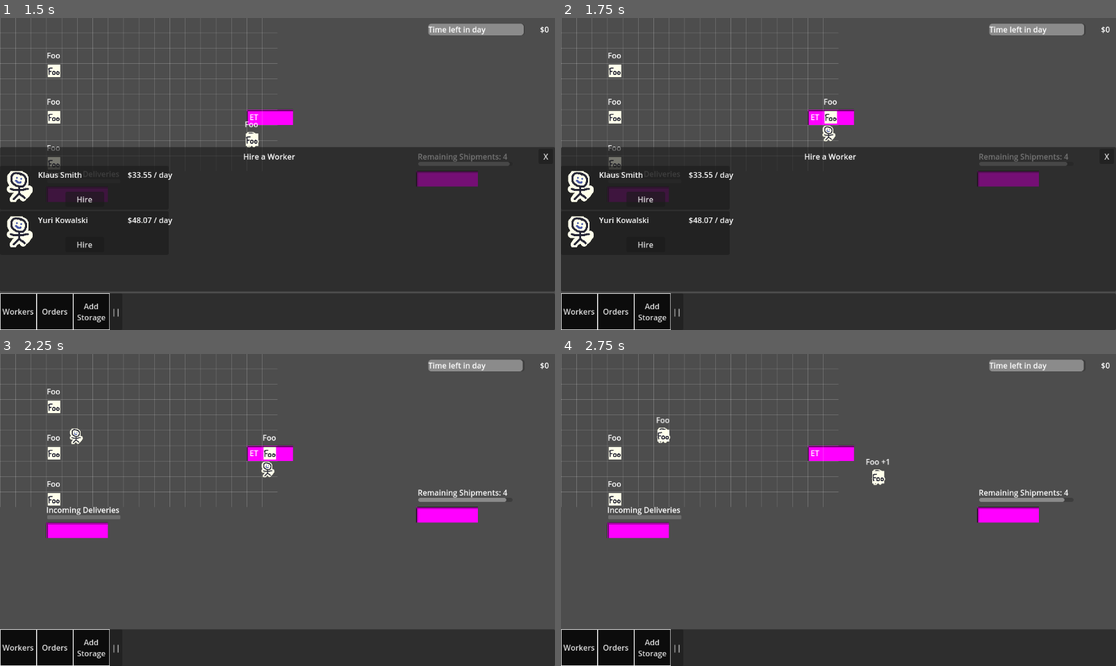
Above: before the commit, frames 1-4 (two rows, left to right).
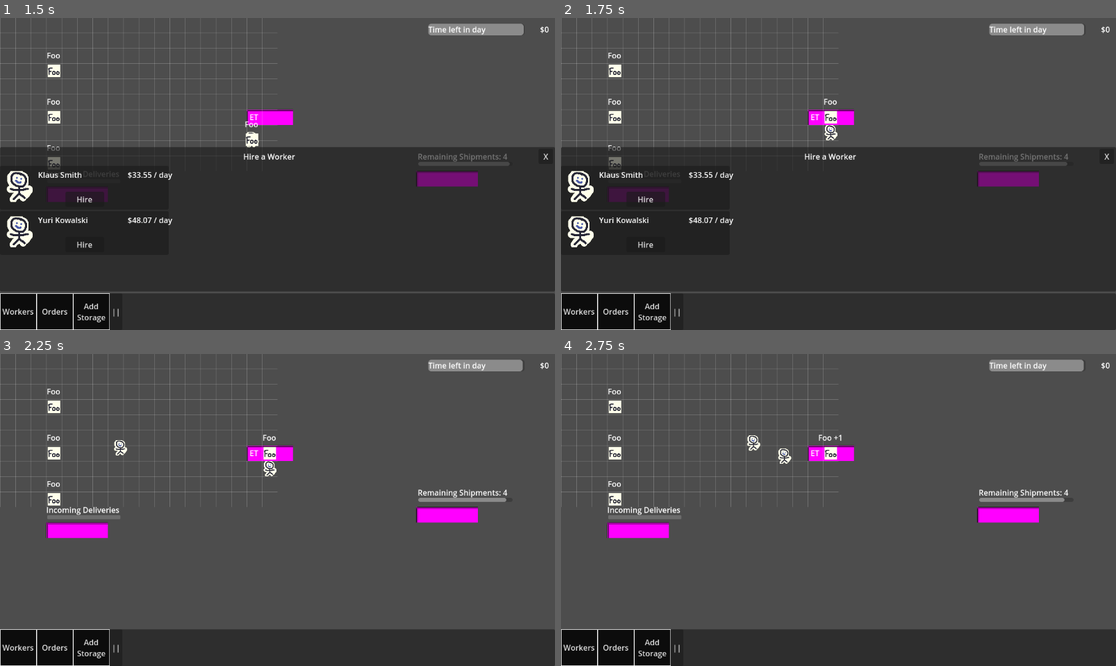
Above: after the commit, the same moments.

Repository: wpuerner/fantasy_factory
Game: Godot game, scene res://scenes/main.tscn
Same seed, same stepped clock (60 frames per second), same inputs: the game is played once before the commit and once after it.
Inputs:
- Up to frame 1 (1.5 s): click "Workers" at 0.5 s; click "Hire New Worker" at 1.25 s
- Up to frame 2 (1.75 s): no input
- Up to frame 3 (2.25 s): click "Hire" at 2 s
- Up to frame 4 (2.75 s): no input

Frame 1 is identical in both runs. In frame 2, 0.1% of the frame differs, in the area x 47-50%, y 34-40%; in frame 3, 0.3%; in frame 4, 0.7%, in the area x 8-60%, y 11-43%.

Commit message:
refactor work task behavior

Diff:
--- a/scenes/behaviors/task/carry/carry_task_behavior.gd
+++ b/scenes/behaviors/task/carry/carry_task_behavior.gd
@@ -17,12 +17,14 @@
 
 
 func start(from, to) -> bool:
+	if !is_instance_valid(from):
+		return false
+	if !is_instance_valid(to):
+		return false
 	if !is_instance_valid(from.get_item()):
 		return false
-
 	if not reservation_resource.reserve(from, worker):
 		return false
-
 	if not reservation_resource.reserve(to, worker):
 		_abort()
 		return false
--- a/scenes/behaviors/task/enchant/enchant_task_behavior.gd
+++ b/scenes/behaviors/task/enchant/enchant_task_behavior.gd
@@ -9,11 +9,14 @@
 	for enchanting_table: Node2D in enchanting_tables:
 		if not enchanting_table.has_ticket():
 			continue
-		work_task_behavior.work_node = enchanting_table
-		if work_task_behavior.start():
+		if work_task_behavior.start(enchanting_table):
 			return true
 	return false
 
 
 func _on_work_task_behavior_complete() -> void:
 	complete.emit()
+
+
+func _on_work_task_behavior_abort() -> void:
+	abort.emit()
--- a/scenes/behaviors/task/haul/haul_task_behavior.gd
+++ b/scenes/behaviors/task/haul/haul_task_behavior.gd
@@ -10,7 +10,6 @@
 var state: State = State.IDLE
 
 enum State {IDLE, HAULING}
-
 
 func start() -> bool:
 	if state != State.IDLE:
@@ -68,19 +67,20 @@
 				return {"source": container, "target": open_cell}
 	return {}
 
-
 func _find_open_cell_in_area(area: StorageArea, worker: Node2D) -> StorageArea.StorageAreaCell:
 	for cell: StorageArea.StorageAreaCell in area.storage_cells:
 		if cell.is_open() and not reservation_resource.is_reserved_by_other(cell, worker):
 			return cell
 	return null
 
-
 func _on_carry_task_behavior_complete() -> void:
+	if state != State.HAULING:
+		return
 	state = State.IDLE
 	complete.emit()
 
-
 func _on_carry_task_behavior_abort() -> void:
+	if state != State.HAULING:
+		return
 	state = State.IDLE
 	abort.emit()
--- a/scenes/behaviors/task/work/work_task_behavior.gd
+++ b/scenes/behaviors/task/work/work_task_behavior.gd
@@ -3,110 +3,130 @@
 @export var navigation_agent: NavigationAgent2D
 @export var carry_task_behavior: TaskBehavior
 
-var work_node: Node2D
 var grid_resource: GridResource = preload("res://resources/grid/grid_resource.tres")
 var storage_areas_resource: StorageAreasResource = preload("res://resources/storage_areas/storage_areas_resource.tres")
 var reservation_resource: ReservationResource = preload("res://resources/reservation/reservation_resource.tres")
 var state: State = State.WAITING
 var work_cooldown_ticks: int = 0
-var _reserved_work_node: Node2D
+
+@onready var _worker = get_parent()
+var _workbench: Node2D
 
 enum State {WAITING, GATHERING_INPUTS, GOING_TO_WORK, WORKING, STORING_OUTPUTS}
 
 const MAX_WORK_COOLDOWN_TICKS: int = 4
 
 
-func start() -> bool:
-	if !work_node:
+func start(workbench) -> bool:
+	if !workbench:
+		return false
+	if state != State.WAITING:
 		return false
 
-	var worker: Node2D = get_parent()
+	_workbench = workbench
 
 	# Reserve the work table for the full duration of this task
-	if not reservation_resource.reserve(work_node, worker):
+	if not reservation_resource.reserve(_workbench, _worker):
+		_workbench = null
 		return false
-	_reserved_work_node = work_node
 
-	if work_node.can_work():
-		navigation_agent.target_position = grid_resource.get_adjacent_open_cell_position(work_node, worker)
+	return _start()
+
+func _start() -> bool:
+	if not is_instance_valid(_workbench):
+		_release_workbench()
+		return false
+
+	if _workbench.can_work():
+		navigation_agent.target_position = grid_resource.get_adjacent_open_cell_position(_workbench, _worker)
 		state = State.GOING_TO_WORK
 		return true
 
-	var input_item: Item = grid_resource.find_nearest_item(work_node.get_input_item_name(), worker.global_position)
+	var input_item: Item = grid_resource.find_nearest_item(_workbench.get_input_item_name(), _worker.global_position)
 	if is_instance_valid(input_item):
-		if reservation_resource.is_reserved_by_other(input_item, worker):
-			_release_work_node(worker)
+		if reservation_resource.is_reserved_by_other(input_item, _worker):
+			_release_workbench()
 			return false
-		if not carry_task_behavior.start(input_item.container, work_node):
-			_release_work_node(worker)
+		if not carry_task_behavior.start(input_item.container, _workbench):
+			_release_workbench()
 			return false
 		state = State.GATHERING_INPUTS
 		return true
 
-	_release_work_node(worker)
+	_release_workbench()
 	return false
 
-
-func _release_work_node(worker: Node2D) -> void:
-	if _reserved_work_node:
-		reservation_resource.release(_reserved_work_node, worker)
-		_reserved_work_node = null
-
+# Releases the reservation and clears _workbench AND resets state together.
+# If the two are allowed to drift apart (state stays GOING_TO_WORK while
+# _workbench is nulled) _physics_process dereferences the cleared bench the
+# moment the worker reaches the navigation target.
+func _release_workbench() -> void:
+	if _workbench:
+		reservation_resource.release(_workbench, _worker)
+		_workbench = null
+	state = State.WAITING
 
 func _physics_process(_delta: float) -> void:
 	if state == State.GOING_TO_WORK:
+		if not is_instance_valid(_workbench):
+			_abort()
+			return
 		if navigation_agent.is_navigation_finished():
-			work_node.complete.connect(_on_work_complete)
+			_workbench.complete.connect(_on_work_complete)
 			state = State.WORKING
 	elif state == State.WORKING:
+		if not is_instance_valid(_workbench):
+			_abort()
+			return
 		if work_cooldown_ticks <= 0:
-			work_node.work()
+			_workbench.work()
 			work_cooldown_ticks = MAX_WORK_COOLDOWN_TICKS
 		else:
 			work_cooldown_ticks -= 1
 
-
 func _on_work_complete() -> void:
-	work_node.complete.disconnect(_on_work_complete)
+	_workbench.complete.disconnect(_on_work_complete)
 	var worker: Node2D = get_parent()
 
-	var storage_cell = _find_available_storage_cell(worker)
+	var storage_cell = _find_available_storage_cell()
 	if storage_cell == null:
 		storage_cell = grid_resource.find_nearest_open_cell(worker.global_position)
 
-	if not carry_task_behavior.start(work_node, storage_cell):
-		# Couldn't start carry — release table so another worker can handle output
-		_release_work_node(worker)
-		work_node = null
-		state = State.WAITING
-		complete.emit()
+	if not carry_task_behavior.start(_workbench, storage_cell):
+		_abort()
 		return
 
-	work_node = null
 	state = State.STORING_OUTPUTS
 
 
-func _find_available_storage_cell(worker: Node2D):
+func _find_available_storage_cell():
 	var sorted_areas: Array = storage_areas_resource.storage_areas.duplicate()
 	sorted_areas.sort_custom(func(a: StorageArea, b: StorageArea): return a.priority < b.priority)
 
 	var output_item_name: String = ""
-	if work_node and work_node.has_method("get_output_item_name"):
-		output_item_name = work_node.get_output_item_name()
+	if _workbench and _workbench.has_method("get_output_item_name"):
+		output_item_name = _workbench.get_output_item_name()
 
 	for area: StorageArea in sorted_areas:
 		if output_item_name != "" and not area.is_item_allowed(output_item_name):
 			continue
 		for cell: StorageArea.StorageAreaCell in area.storage_cells:
-			if cell.is_open() and not reservation_resource.is_reserved_by_other(cell, worker):
+			if cell.is_open() and not reservation_resource.is_reserved_by_other(cell, _worker):
 				return cell
 	return null
 
+func _abort() -> void:
+	_release_workbench()
+	abort.emit()
 
 func _on_carry_task_behavior_complete() -> void:
 	if state == State.GATHERING_INPUTS:
-		start()
+		if not _start():
+			_abort()
 	elif state == State.STORING_OUTPUTS:
-		_release_work_node(get_parent())
-		state = State.WAITING
+		_release_workbench()
 		complete.emit()
+
+func _on_carry_task_behavior_abort() -> void:
+	if state == State.GATHERING_INPUTS or state == State.STORING_OUTPUTS:
+		_abort()
--- a/scenes/worker/worker.tscn
+++ b/scenes/worker/worker.tscn
@@ -57,6 +57,7 @@
 [connection signal="input_event" from="Area2D" to="." method="_on_area_2d_input_event"]
 [connection signal="abort" from="EnchantTaskBehavior" to="." method="_on_enchant_task_behavior_abort"]
 [connection signal="complete" from="EnchantTaskBehavior" to="." method="_on_enchant_task_behavior_complete"]
+[connection signal="abort" from="WorkTaskBehavior" to="EnchantTaskBehavior" method="_on_work_task_behavior_abort"]
 [connection signal="complete" from="WorkTaskBehavior" to="EnchantTaskBehavior" method="_on_work_task_behavior_complete"]
 [connection signal="abort" from="CarryTaskBehavior" to="WorkTaskBehavior" method="_on_carry_task_behavior_abort"]
 [connection signal="abort" from="CarryTaskBehavior" to="HaulTaskBehavior" method="_on_carry_task_behavior_abort"]
